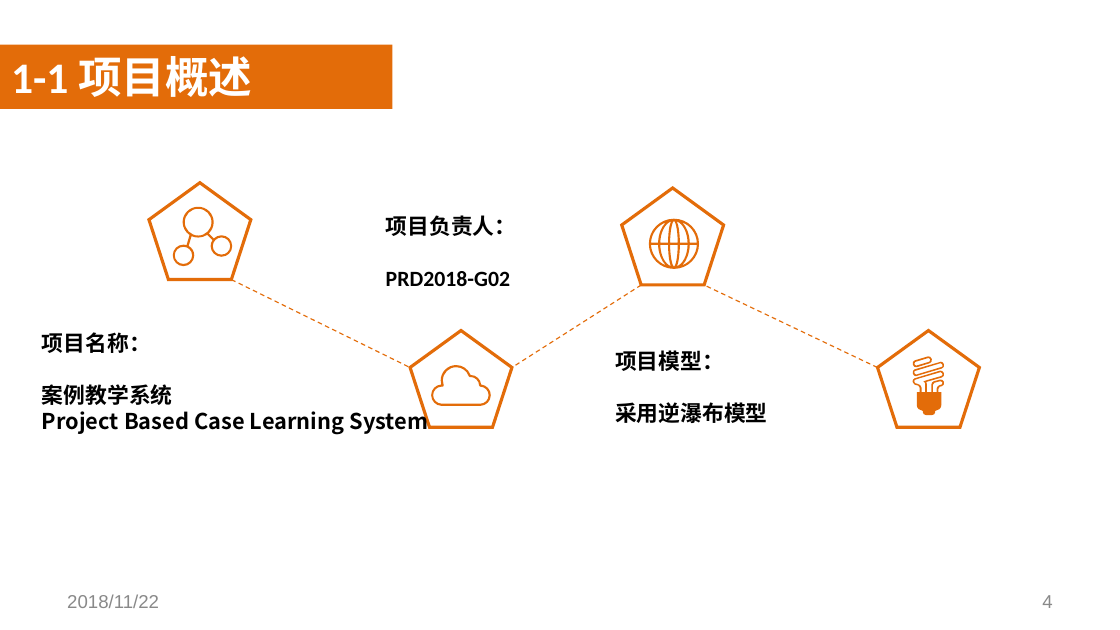
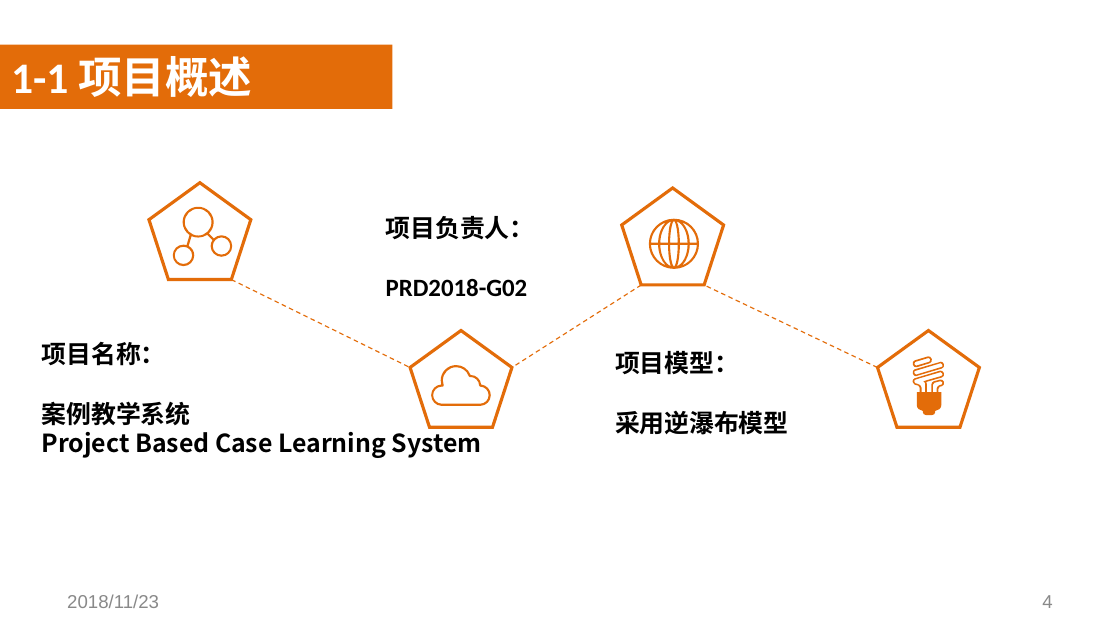
Before and after one commit to SoftwareRequirtmentsG02/Document, a slide deck: slide 4 of 案例教学系统/受控文档/分析设计/PPT/PRD2018-G02-需求工程PPT(III).pptx. Drawn at 1120x630 pixels with LibreOffice and Linux fonts; fonts in the diff are those of the drawing; background and template pictures are left out. Boxes give left, top, right and bottom in pixels: in the first picture for what was removed or moved away, otherwise in the second. Text is boxed around its words. In the diff, an @@ line names an element or a change of style, - is before the commit and + after.

```diff
--- a/案例教学系统/受控文档/分析设计/PPT/PRD2018-G02-需求工程PPT(III).pptx
+++ b/案例教学系统/受控文档/分析设计/PPT/PRD2018-G02-需求工程PPT(III).pptx
@@ size 14 to 16 pt in 3 elements at (386, 216, 535, 297), (615, 351, 789, 435), (42, 342, 482, 458) @@
@@ text "项目名称：": place and size @@
-text "项目名称：" at (42, 332, 429, 435)
+text "项目名称：" at (42, 342, 482, 458)
@@ text at (67, 594, 159, 608): text changed @@
-2018/11/22
+2018/11/23
```
Also in this commit, not shown: 60 other slides changed.
